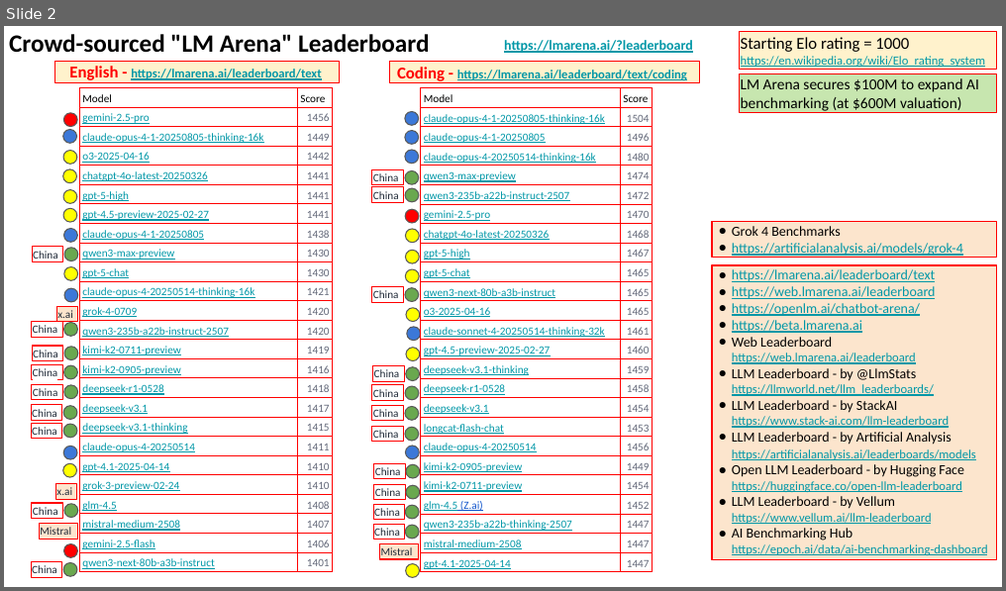
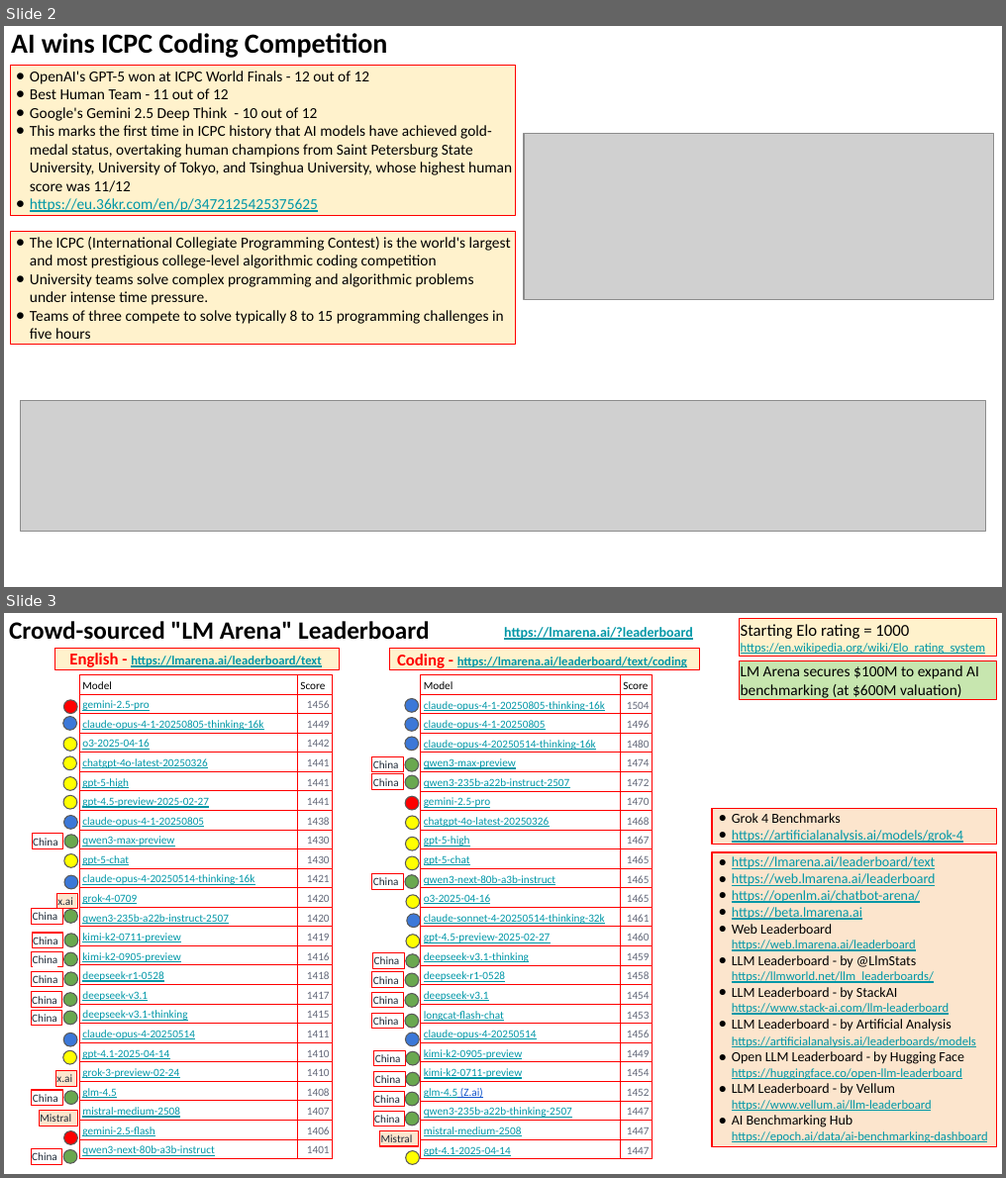
Before and after one commit to lselector/seminar, a slide deck: 2025/2025-09-19-AI-Updates.pptx. Shown one above the other, each under a label of ours: slide 2 before the commit, slides 2 and 3 after it. The pictures are 1006x591 and 1006x1178 pixels, drawn with LibreOffice and Linux fonts; fonts in the diff are those of the drawing; grey boxes stand for pictures. Boxes give left, top, right and bottom in pixels: in the first picture for what was removed or moved away, otherwise in the second. Text is boxed around its words. In the diff, an @@ line names an element or a change of style, - is before the commit and + after.

```diff
--- a/2025/2025-09-19-AI-Updates.pptx
+++ b/2025/2025-09-19-AI-Updates.pptx
@@ slide 2 added at (4, 26, 1002, 587), background #FFFFFF @@
@@ text added at (11, 33, 388, 58), 20 pt, text #000000, bold @@
+AI wins ICPC Coding Competition
@@ rectangle added at (10, 66, 515, 216), fill #FFF2CC, outline #FF0000 0.75 pt, 11 pt, text #000000 @@
+● OpenAI's GPT-5 won at ICPC World Finals - 12 out of 12
+● Best Human Team - 11 out of 12
+● Google's Gemini 2.5 Deep Think - 10 out of 12
+● This marks the first time in ICPC history that AI models have achieved gold-medal status, overtaking human champions from Saint Petersburg State University, University of Tokyo, and Tsinghua University, whose highest human score was 11/12
+● https://eu.36kr.com/en/p/3472125425375625
@@ picture added at (524, 133, 994, 299) @@
@@ rectangle added at (10, 232, 515, 345), fill #FFF2CC, outline #FF0000 0.75 pt, 11 pt, text #000000 @@
+● The ICPC (International Collegiate Programming Contest) is the world's largest and most prestigious college-level algorithmic coding competition
+● University teams solve complex programming and algorithmic problems under intense time pressure.
+● Teams of three compete to solve typically 8 to 15 programming challenges in five hours
@@ picture added at (21, 401, 986, 532) @@
@@ what was slide 2 is now slide 3 @@
```
Also in this commit, not shown: 1 slide changed.
